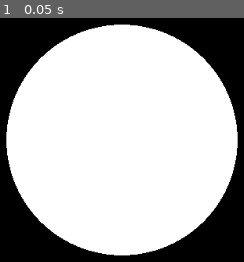
Above: before the commit, frame 1.
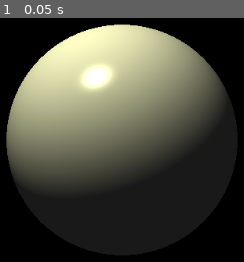
Above: after the commit, the same moment.

Repository: PLUkraine/raymarching-godot
Game: Godot game, scene res://Raymarcher.tscn
Two runs of this game, one before a commit and one after it. Both use one fixed random seed, a clock stepped at 60 frames per second and the inputs below.
Inputs:
- Up to frame 1 (0.05 s): no input

The runs differ from the first frame. In frame 1, 70% of the frame differs, in the area x 2-98%, y 2-98%.

Commit message:
Add shading model

Diff:
--- a/Raymarcher.tscn
+++ b/Raymarcher.tscn
@@ -6,6 +6,15 @@
 uniform int MAX_STEPS = 250;
 uniform float MAX_DIST = 20;
 uniform float MIN_HIT_DIST = 0.00001;
+uniform float DERIVATIVE_STEP = 0.0001;
+
+uniform float globalAmbient = 0.1;
+uniform float globalDiffuse = 1.0;
+uniform float globalSpecular = 1.0;
+uniform float globalSpecularExponent = 64.0;
+uniform vec3 lightPos = vec3(-2.0, 5.0, 3.0);
+uniform vec3 lightColor = vec3(0.9, 0.9, 0.68);
+uniform vec3 ambientColor = vec3(1.0, 1.0, 1.0);
 
 uniform float fov = 45.0;
 uniform vec3 cameraPos = vec3(0.0, 0.0, 5.0);
@@ -22,20 +31,49 @@
     return sdSphere(pos, vec3(0), 1);
 }
 
+vec3 estimateNormal(vec3 p) {
+    return normalize(vec3(
+        sdf(vec3(p.x + DERIVATIVE_STEP, p.y, p.z)) - sdf(vec3(p.x - DERIVATIVE_STEP, p.y, p.z)),
+        sdf(vec3(p.x, p.y + DERIVATIVE_STEP, p.z)) - sdf(vec3(p.x, p.y - DERIVATIVE_STEP, p.z)),
+        sdf(vec3(p.x, p.y, p.z  + DERIVATIVE_STEP)) - sdf(vec3(p.x, p.y, p.z - DERIVATIVE_STEP))
+    ));
+}
+
+vec3 blinnPhong(vec3 position, // hit point
+                vec3 lightPosition, // position of the light source
+                vec3 ambientCol, // ambient color
+                vec3 lightCol, // light source color
+                float ambientCoeff, // scale ambient contribution
+                float diffuseCoeff, // scale diffuse contribution
+                float specularCoeff, // scale specular contribution
+                float specularExponent // how focused should the shiny spot be
+)
+{
+    vec3 normal = estimateNormal(position);
+    vec3 toEye = normalize(cameraPos - position);
+    vec3 toLight = normalize(lightPosition - position);
+    vec3 reflection = reflect(-toLight, normal);
+
+    vec3 ambientFactor = ambientCol * ambientCoeff;
+    vec3 diffuseFactor = diffuseCoeff * lightCol * max(0.0, dot(normal, toLight));
+    vec3 specularFactor = lightCol * pow(max(0.0, dot(toEye, reflection)), specularExponent)
+                     * specularCoeff;
+
+    return ambientFactor + diffuseFactor + specularFactor;
+}
+
 vec3 raymarch(vec3 rayDir)
 {
-    vec3 hitColor = vec3(1.0, 1.0, 1.0);
     vec3 missColor = vec3(0.0, 0.0, 0.0);
 
     float depth = 0.0;
-    float minDist = MAX_DIST;
     for (int i=0; depth<MAX_DIST && i<MAX_STEPS; ++i)
     {
         vec3 pos = cameraPos + rayDir * depth;
         float dist = sdf(pos);
-        minDist = min(minDist, dist);
         if (dist < MIN_HIT_DIST) {
-            return hitColor;
+            return blinnPhong(pos, lightPos, ambientColor, lightColor,
+                globalAmbient, globalDiffuse, globalSpecular, globalSpecularExponent);
         }
         depth += dist;
     }
@@ -79,6 +117,14 @@
 shader_param/MAX_STEPS = 250
 shader_param/MAX_DIST = 20.0
 shader_param/MIN_HIT_DIST = 1e-005
+shader_param/DERIVATIVE_STEP = 0.0001
+shader_param/globalAmbient = 0.1
+shader_param/globalDiffuse = 1.0
+shader_param/globalSpecular = 1.0
+shader_param/globalSpecularExponent = 64.0
+shader_param/lightPos = Vector3( -2, 5, 3 )
+shader_param/lightColor = Vector3( 0.9, 0.9, 0.68 )
+shader_param/ambientColor = Vector3( 1, 1, 1 )
 shader_param/fov = 45.0
 shader_param/cameraPos = Vector3( 0, 0, 5 )
 shader_param/front = Vector3( 0, 0, -1 )
